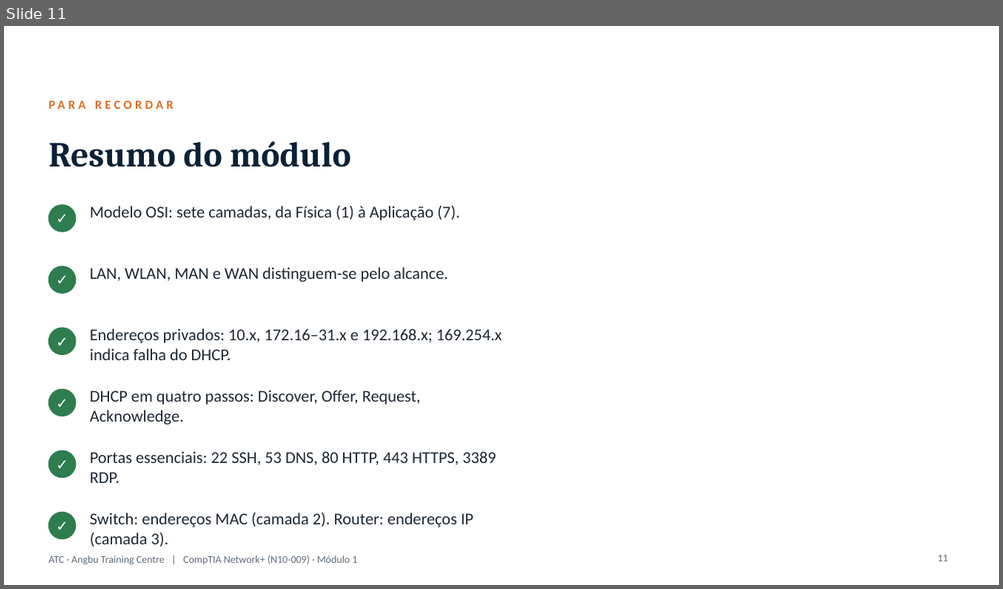
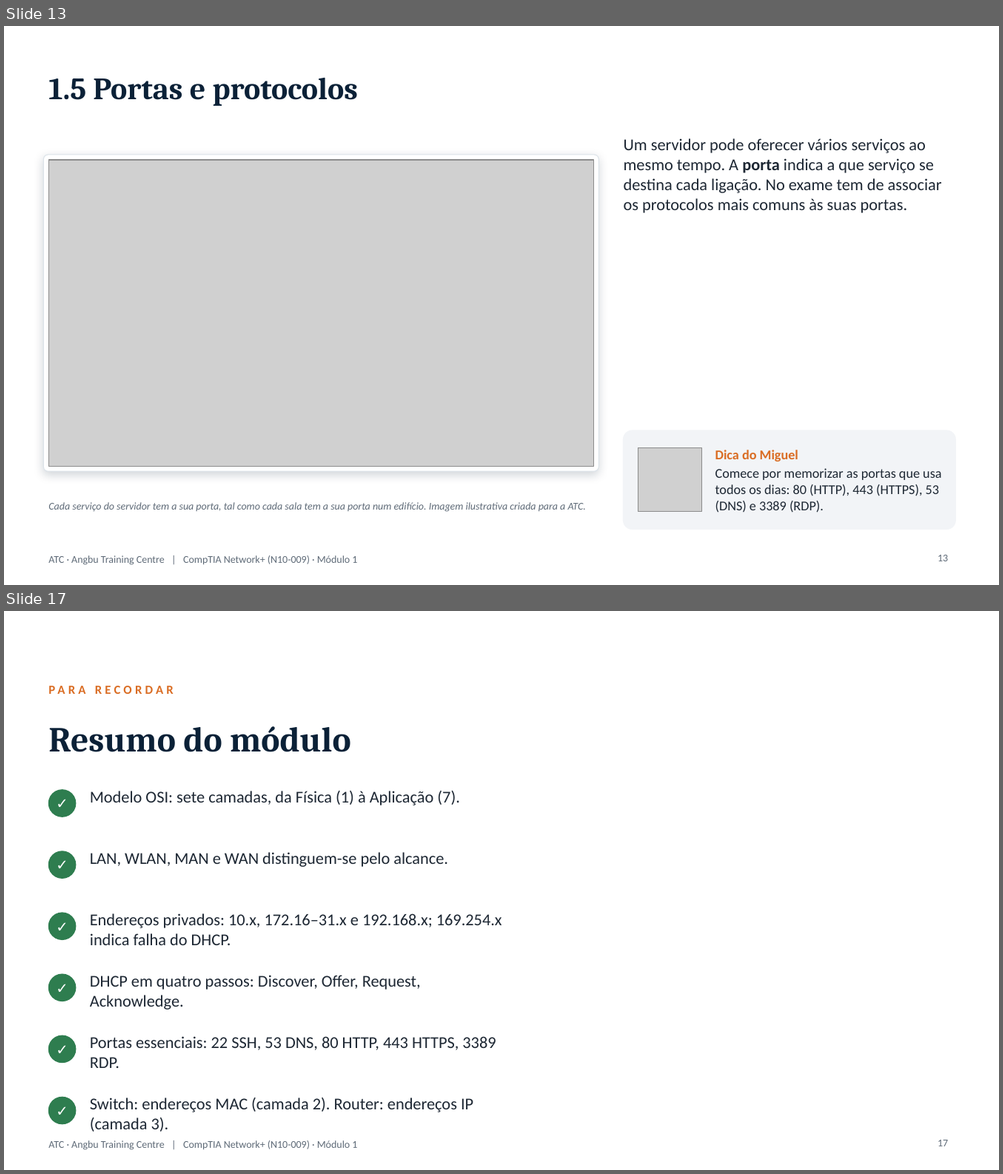
Before and after one commit to almeidaojose36/atc_lms, a slide deck: producao/apresentacoes/CompTIA_Network+_Modulo1.pptx. Shown one above the other, each under a label of ours: slide 11 before the commit, slides 13 and 17 after it; the slides between them are not shown. The pictures are 1003x589 and 1003x1174 pixels, drawn with LibreOffice and Linux fonts; fonts in the diff are those of the drawing; grey boxes stand for pictures; background and template pictures are left out. Boxes give left, top, right and bottom in pixels: in the first picture for what was removed or moved away, otherwise in the second. Text is boxed around its words. In the diff, an @@ line names an element or a change of style, - is before the commit and + after.

```diff
--- a/producao/apresentacoes/CompTIA_Network+_Modulo1.pptx
+++ b/producao/apresentacoes/CompTIA_Network+_Modulo1.pptx
@@ slide 13 added at (4,26,999,585), background #FFFFFF; not listed: 1 template element that a slide beside it also shows @@
@@ title added at (48,77,358,106), 30 pt, text #0B2137, bold @@
+1.5 Portas e protocolos
@@ rounded rectangle added at (43,155,599,472), fill #FFFFFF, outline #DCE3E9 0.75 pt @@
@@ text added at (623,138,942,213), 16 pt, text #1D2733 @@
+Um servidor pode oferecer vários serviços ao mesmo tempo. A porta indica a que serviço se destina cada ligação. No exame tem de associar os protocolos mais comuns às suas portas.
@@ picture added at (48,160,594,467) @@
@@ rounded rectangle added at (623,431,956,530), fill #F2F4F7, outline #F2F4F7 1 pt @@
@@ picture added at (638,449,702,511) @@
@@ text added at (715,450,941,513), 13 pt, text #1D2733 @@
+Dica do Miguel
+Comece por memorizar as portas que usa todos os dias: 80 (HTTP), 443 (HTTPS), 53 (DNS) e 3389 (RDP).
@@ text added at (48,503,586,512), 10 pt, text #5F6B78, italic @@
+Cada serviço do servidor tem a sua porta, tal como cada sala tem a sua porta num edifício. Imagem ilustrativa criada para a ATC.
@@ page number added at (937,555,948,562), 10 pt, text #5F6B78 @@
+13
@@ what was slide 11 is now slide 17 @@
@@ page number at (937,1140,948,1147): text changed @@
-11
+17
```
Also in this commit, not shown: 6 slides changed, 5 other slides added, 27 other files.
